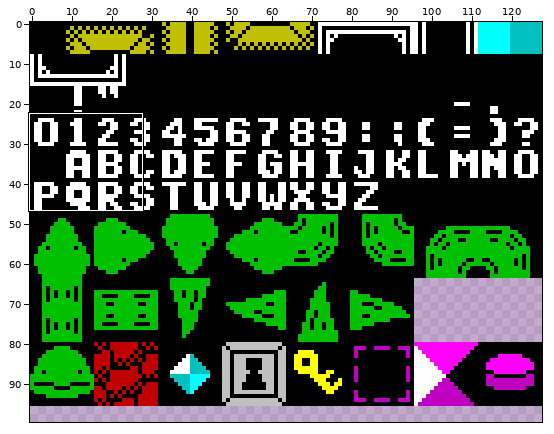
Two states of a sprite sheet, res/charset.png. The picture above shows the old version from afar; the outline marks the close-up.
Close-up. The starting point:
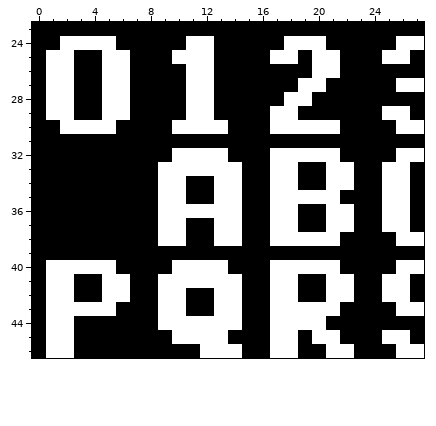
The file is 128x128 pixels. Shown: x 0..27, y 23..46. The wide view leaves out empty margins.
Once edited:
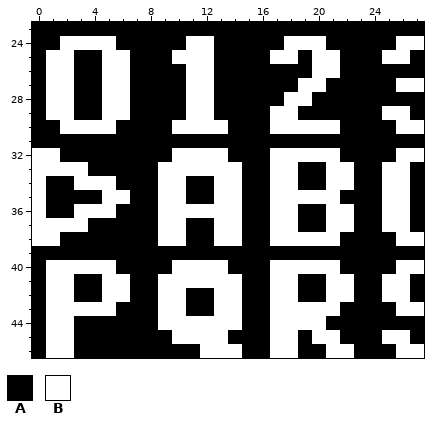
Palette (. is transparent): A #000000  B #ffffff
The exact change:
y 32: x 0..1 AA -> BB
y 33: x 0..3 AAAA -> BBBB
y 34: x 0 A -> B; x 3..5 AAA -> BBB
y 35: x 0 A -> B; x 5..6 AA -> BB
y 36: x 0 A -> B; x 3..5 AAA -> BBB
y 37: x 0..3 AAAA -> BBBB
y 38: x 0..1 AA -> BB
Pixel boxes of the changes (left, top, right, bottom) in both close-ups:
changed: (32, 148, 130, 246)
